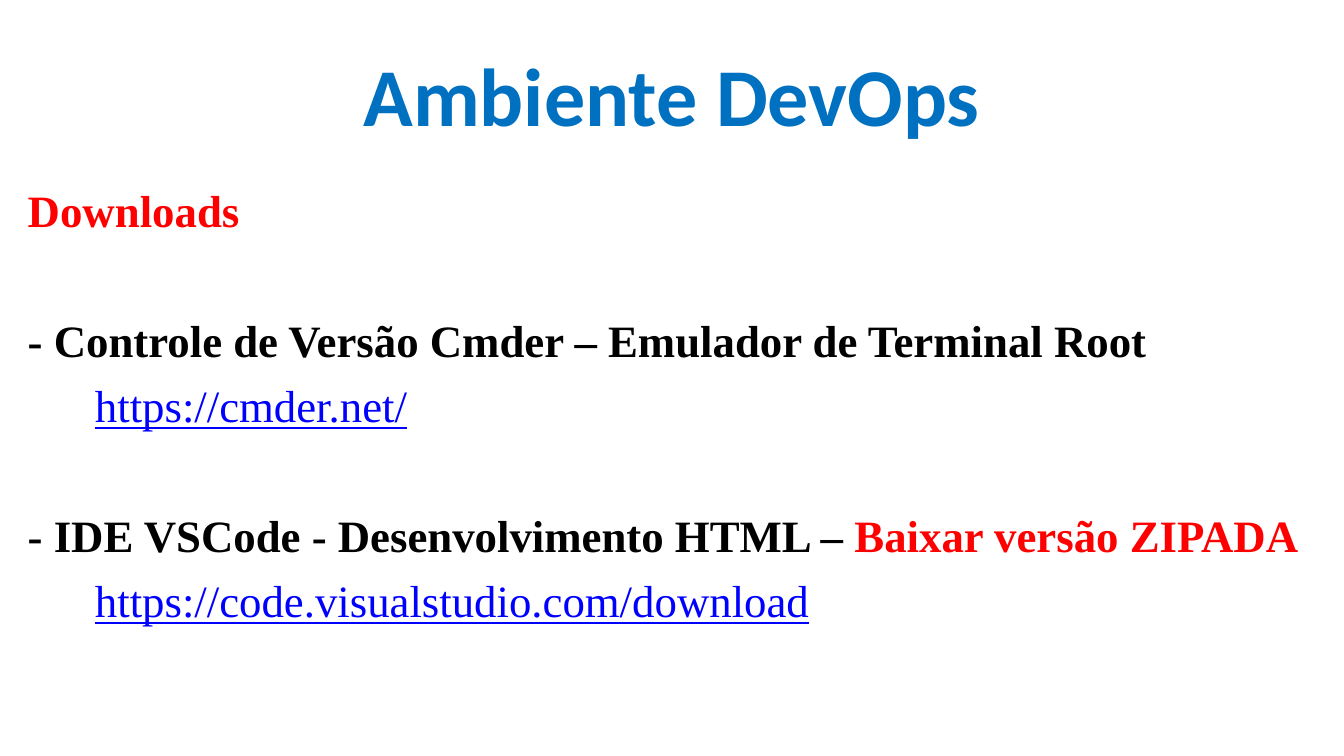
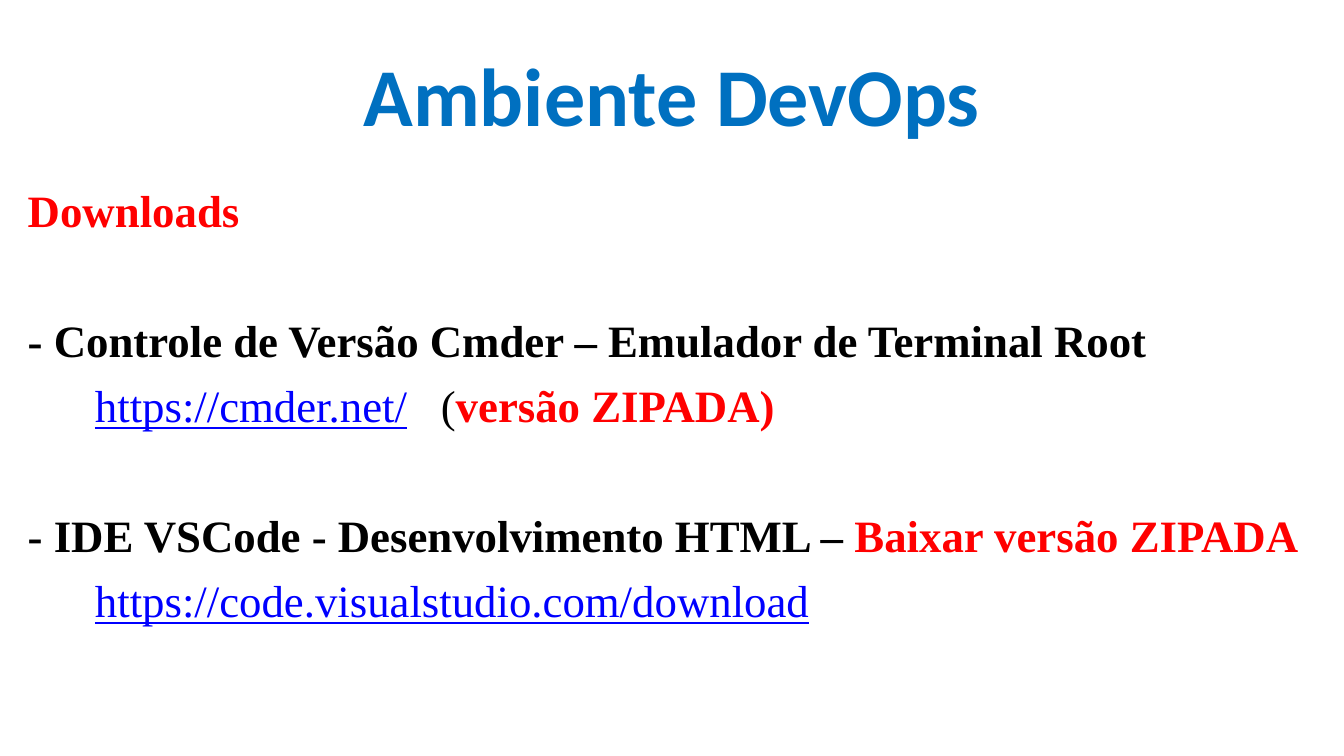
Before and after one commit to CloudEducationBrazil/WydenDesenvolvimentoWebPHP, a slide deck: slide 5 of 01 Classes/Aula 02, 03, 04 Desenvolvimento Web Caracterização - HTML.pptx. Drawn at 1344x756 pixels with LibreOffice and Linux fonts; fonts in the diff are those of the drawing; background and template pictures are left out. Boxes give left, top, right and bottom in pixels: in the first picture for what was removed or moved away, otherwise in the second. Text is boxed around its words. In the diff, an @@ line names an element or a change of style, - is before the commit and + after.

```diff
--- a/01 Classes/Aula 02, 03, 04 Desenvolvimento Web Caracterização - HTML.pptx
+++ b/01 Classes/Aula 02, 03, 04 Desenvolvimento Web Caracterização - HTML.pptx
@@ text at <box>95,390,774,432</box>: text changed @@
-https://cmder.net/
+https://cmder.net/ (versão ZIPADA)
```
Also in this commit, not shown: 52 other slides changed, 1 slide removed, 1 other file.
